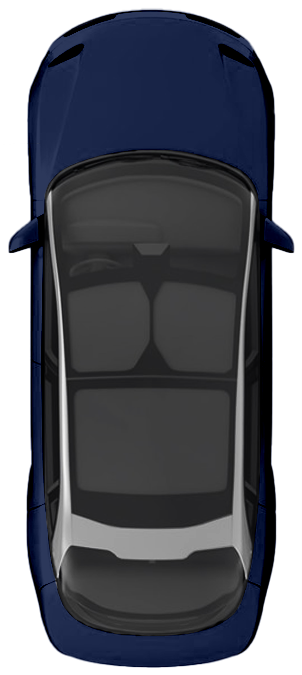
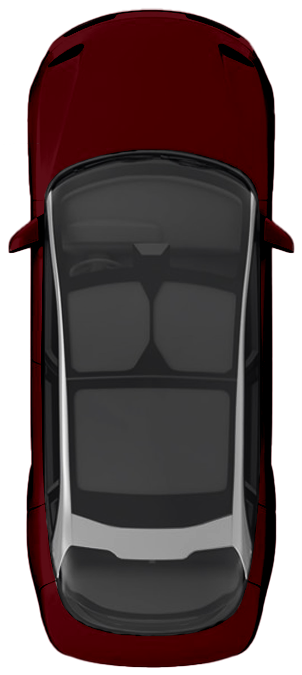
Layered file, before and after one edit (302x675). Changes by layer:
hid "sapphire" over [left=8, top=8, right=295, bottom=668]
showed "red" over [left=8, top=8, right=295, bottom=668]
